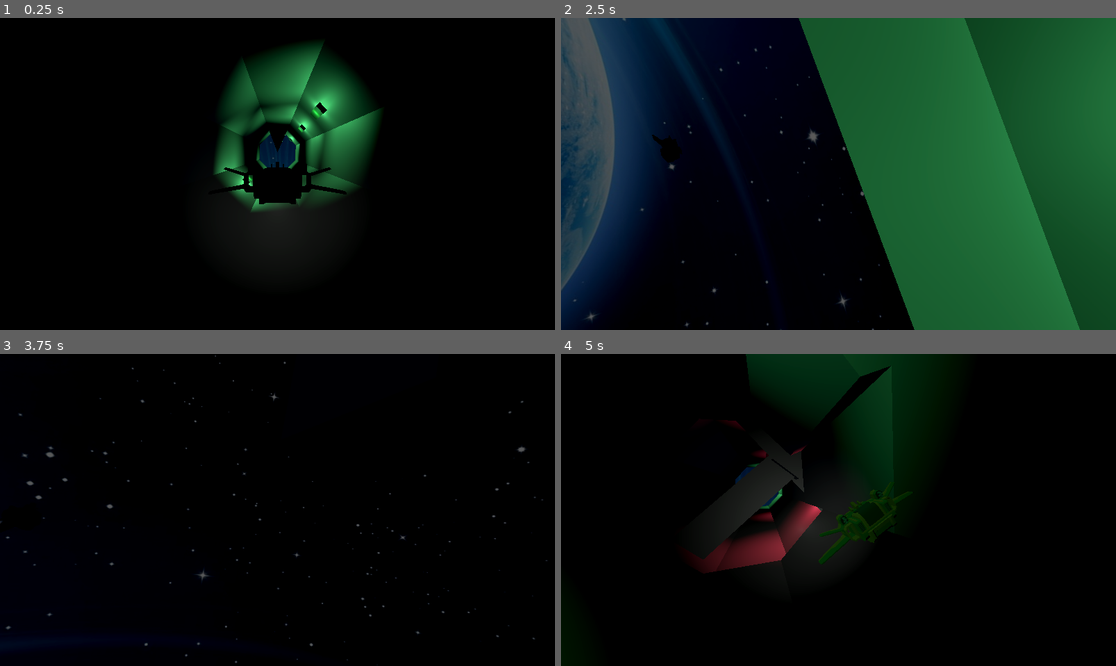
Above: before the commit, frames 1-4 (two rows, left to right).
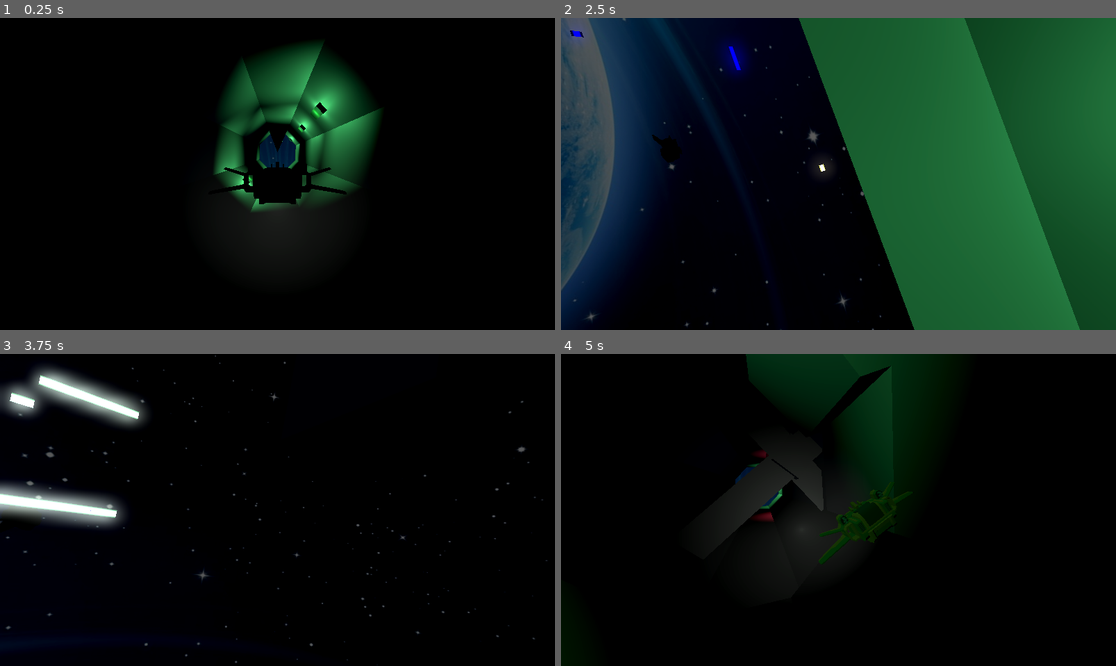
Above: after the commit, the same moments.

Repository: ilyaev/godot-tunnel-wave
Game: Godot game, scene res://world.tscn
Same seed, same stepped clock (60 frames per second), same inputs: the game is played once before the commit and once after it.
Inputs:
- Up to frame 1 (0.25 s): no input
- Up to frame 2 (2.5 s): tap Enter (ui_accept) at 0.5, 0.77, 1.52 s; hold Right (ui_right) 0.53-1.28 s; hold Down (ui_down) 1.28-2.03 s; hold Right (ui_right) from 2.03 s (still down)
- Up to frame 3 (3.75 s): release Right (ui_right) at 2.78 s; hold Up (ui_up) 2.78-3.53 s; tap Enter (ui_accept) at 3.02 s; hold Left (ui_left) from 3.53 s (still down)
- Up to frame 4 (5 s): keep holding Left (ui_left); tap Enter (ui_accept) at 3.77, 4.25, 4.52 s

The runs differ from the first frame. In frame 1, less than 0.1% of the frame differs, in the area x 51-52%, y 37-38%; in frame 2, 0.6%; in frame 3, 5.4%, in the area x 0-27%, y 3-56%; in frame 4, 2.2%.

Commit message:
feat: stars tube

Diff:
--- /dev/null
+++ b/tunnel/obstacles/lightning/lightning.gd
@@ -0,0 +1,14 @@
+extends Node3D
+
+
+# Called when the node enters the scene tree for the first time.
+func _ready():
+	pass # Replace with function body.
+
+
+# Called every frame. 'delta' is the elapsed time since the previous frame.
+func _process(delta):
+	pass
+
+func take_hit(pos: Vector3):
+	pass
--- a/tunnel/obstacles/lightning/lightning.gdshader
+++ b/tunnel/obstacles/lightning/lightning.gdshader
@@ -50,7 +50,7 @@
 	float d = distanceFromSegment(uv + vec2(0., .5- n*(.2 + .2*abs(sin(TIME*10. + cos(uv.y))))), vec2(0., y1), vec2(1., y2));
     float line = pow(mag/d, 1.2);
 
-	vec3 col = line * max(vec3(0.3, 0.6, 0.3), vec3(sin(TIME + id.y), cos(TIME-id.y*3.), cos(TIME/2. + id.y/2.)));
+	vec3 col = line * max(vec3(0.3, 0.6, 0.3), vec3(sin(TIME + id.y + y), cos(TIME-id.y*3.-y*2.), cos(TIME/2. + id.y/2. + x*3.)));
 
 	EMISSION = col * 3.;
 	ALPHA = smoothstep(0.1, 1., (col.b + col.r + col.g)/3.);
--- a/tunnel/obstacles/lightning/lightning.tscn
+++ b/tunnel/obstacles/lightning/lightning.tscn
@@ -1,10 +1,11 @@
-[gd_scene load_steps=6 format=3 uid="uid://d2lxwgajnwtqm"]
+[gd_scene load_steps=8 format=3 uid="uid://d2lxwgajnwtqm"]
 
 [ext_resource type="Shader" path="res://tunnel/obstacles/lightning/lightning.gdshader" id="1_0wmsa"]
+[ext_resource type="Script" path="res://tunnel/obstacles/lightning/lightning.gd" id="1_1da3g"]
 
 [sub_resource type="FastNoiseLite" id="FastNoiseLite_1p6x1"]
 noise_type = 3
-seed = 4
+seed = 6
 fractal_type = 0
 fractal_octaves = 2
 fractal_gain = 0.6
@@ -12,6 +13,7 @@
 
 [sub_resource type="NoiseTexture2D" id="NoiseTexture2D_2f5xq"]
 width = 768
+generate_mipmaps = false
 seamless = true
 seamless_blend_skirt = 0.123
 noise = SubResource("FastNoiseLite_1p6x1")
@@ -25,7 +27,18 @@
 material = SubResource("ShaderMaterial_1cc0j")
 size = Vector2(5, 1)
 
+[sub_resource type="BoxShape3D" id="BoxShape3D_iq6p8"]
+size = Vector3(5.00674, 0.390111, 0.263538)
+
 [node name="lightning" type="Node3D"]
+script = ExtResource("1_1da3g")
 
 [node name="mesh" type="MeshInstance3D" parent="."]
 mesh = SubResource("QuadMesh_jqjkr")
+
+[node name="StaticBody3D" type="StaticBody3D" parent="mesh"]
+collision_layer = 4
+
+[node name="CollisionShape3D" type="CollisionShape3D" parent="mesh/StaticBody3D"]
+transform = Transform3D(1, 0, 0, 0, 1, 0, 0, 0, 1, 0, 0.158417, 0)
+shape = SubResource("BoxShape3D_iq6p8")
--- a/tunnel/obstacles/obstacles.gd
+++ b/tunnel/obstacles/obstacles.gd
@@ -6,6 +6,7 @@
 var length_base = 1
 var curr_index = -1
 var curr_index_block = -1
+var prev_block_index = -1
 
 var piewall = preload("res://tunnel/obstacles/piewall/piewall.tscn")
 var block = preload("res://tunnel/obstacles/block/block.tscn")
@@ -44,9 +45,10 @@
 	else:
 		if fmod(index, 3) == 0 && spawned == false:
 			var n = abs(n21(index*12., 144.322))
-			if n > .2:
+			if n > .3 and (index - prev_block_index) > 6:
 				spawned = true
 				spawn_block(index)
+				prev_block_index = index
 
 
 func spawn_block(index):
@@ -60,7 +62,7 @@
 	obs.y = index;
 	obs.density = density
 	obs.radius = radius
-	obs.height = height
+	obs.height = height * .5
 	obs.fill.clear()
 	var n = randf_range(0, 1)
 	for f in obs.density:
--- a/tunnel/obstacles/piewall/pie.gd
+++ b/tunnel/obstacles/piewall/pie.gd
@@ -25,8 +25,8 @@
 
 func _ready():
 	rot_speed = PI * randf_range(0.5,3.5)
-	if  randf_range(0,1) > .6 && fill > .5:
-		is_target = true
+	# if  randf_range(0,1) > .6 && fill > .5:
+	# 	is_target = true
 	build_mesh()
 	build_material()
 	build_collision()
--- a/tunnel/obstacles/piewall/piewall.gd
+++ b/tunnel/obstacles/piewall/piewall.gd
@@ -40,6 +40,12 @@
 	if randf() > .5:
 		opening = randf()
 
+	var fillRate = fill.reduce(func(res, item): return res + item, 0)
+	var targetIndex = -1
+
+	if fillRate/density > .49 or randf() > .5:
+		targetIndex = randi_range(0, density - 1)
+
 	for i in density:
 		if fill[i] > 0:
 			var pi = pie.instantiate()
@@ -54,6 +60,7 @@
 			pi.uv_split = uv_split
 			pi.opening = opening
 			pi.fill = fill[i]
+			pi.is_target = true if targetIndex == i else false
 			add_child(pi)
 
 
--- /dev/null
+++ b/tunnel/startube.gdshader
@@ -0,0 +1,30 @@
+shader_type spatial;
+
+float n21(vec2 n) {
+    return fract(sin(dot(n, vec2(12.9898 + floor(1.), 4.1414))) * 43758.5453);
+}
+
+
+float field(vec2 uvo, float index) {
+	vec2 uv = fract(uvo);
+	vec2 id = floor(uvo);
+	vec3 col = vec3(0.);
+
+	uv.x += sin(index);
+
+	float n = n21(vec2(id.y+index*3.2, id.x-index*43.));
+
+	return step(0.5, abs(uv.y - n)) * pow(.05/abs(uv.x - .5 - (fract(n*34.22)*.3)*2. - .3), 3.5);
+}
+
+void fragment() {
+	vec3 col = vec3(0.);
+
+	float stars = 0.;
+
+	for(int i = 0 ; i < 3 ; i++) {
+		stars = max(stars, field(UV * vec2(20., float(i+1)*10.) - vec2(0., TIME*pow(float(4 - i+1), 1.2)), float(i)));
+	}
+	ALBEDO = stars * vec3(0.9, .3, .1);
+	ALPHA = step(12.2, (ALBEDO.r + ALBEDO.g + ALBEDO.b) / 3.);
+}
--- a/tunnel/tunnel.gd
+++ b/tunnel/tunnel.gd
@@ -12,6 +12,7 @@
 @onready var tube = $tube
 @onready var obstacles = $obstacles
 @onready var rocks = $rocks
+@onready var startube = $startube
 
 
 func n21(x, y):
@@ -35,6 +36,7 @@
 
 	tube.set_z(position.z)
 	rocks.set_z(position.z)
+	startube.position.z = -position.z - 9.;
 
 	obstacles.sync_with_tube(position.z, tube.get_density, tube.radius, tube.length )
 
--- a/tunnel/tunnel.tscn
+++ b/tunnel/tunnel.tscn
@@ -1,12 +1,24 @@
-[gd_scene load_steps=6 format=3 uid="uid://cd16kmrnbkywb"]
+[gd_scene load_steps=9 format=3 uid="uid://cd16kmrnbkywb"]
 
 [ext_resource type="Script" path="res://tunnel/tunnel.gd" id="1_avkfn"]
 [ext_resource type="Script" path="res://enemies/enemies.gd" id="2_4nsna"]
 [ext_resource type="Script" path="res://tunnel/rocks/rocks.gd" id="3_3ggb3"]
 [ext_resource type="Script" path="res://tunnel/obstacles/obstacles.gd" id="3_3wvy7"]
 [ext_resource type="Script" path="res://tunnel/tube/tube.gd" id="5_8nbm8"]
+[ext_resource type="Shader" path="res://tunnel/startube.gdshader" id="6_t8kwk"]
+
+[sub_resource type="ShaderMaterial" id="ShaderMaterial_i3gxw"]
+render_priority = 0
+shader = ExtResource("6_t8kwk")
+
+[sub_resource type="CylinderMesh" id="CylinderMesh_8u85w"]
+material = SubResource("ShaderMaterial_i3gxw")
+flip_faces = true
+cap_top = false
+cap_bottom = false
 
 [node name="tunnel" type="Node3D"]
+transform = Transform3D(1, 0, 0, 0, 1, 0, 0, 0, 3, 0, 0, 0)
 script = ExtResource("1_avkfn")
 
 [node name="enemies" type="Node3D" parent="."]
@@ -20,3 +32,7 @@
 
 [node name="tube" type="Node3D" parent="."]
 script = ExtResource("5_8nbm8")
+
+[node name="startube" type="MeshInstance3D" parent="."]
+transform = Transform3D(9, -6.27817e-15, -2.74427e-22, 0, -3.93403e-07, 9, -6.27817e-15, -9, -3.93403e-07, 0, 0, -0.403775)
+mesh = SubResource("CylinderMesh_8u85w")
